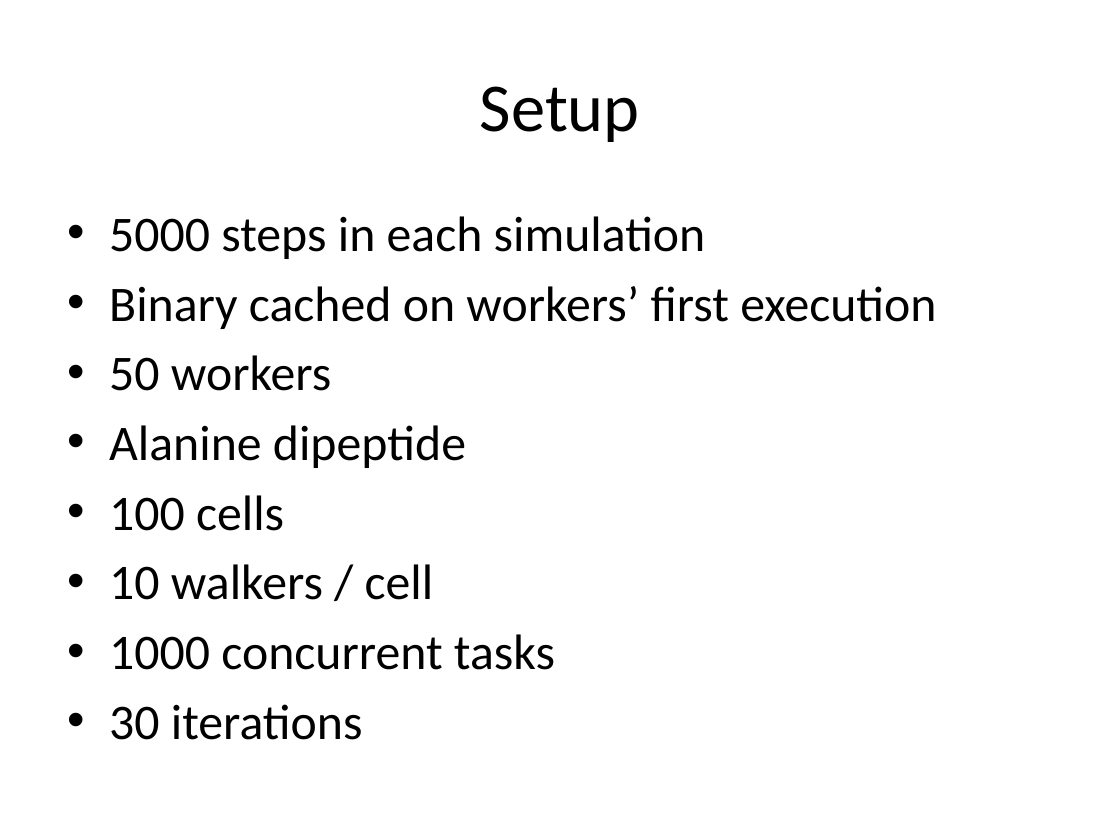
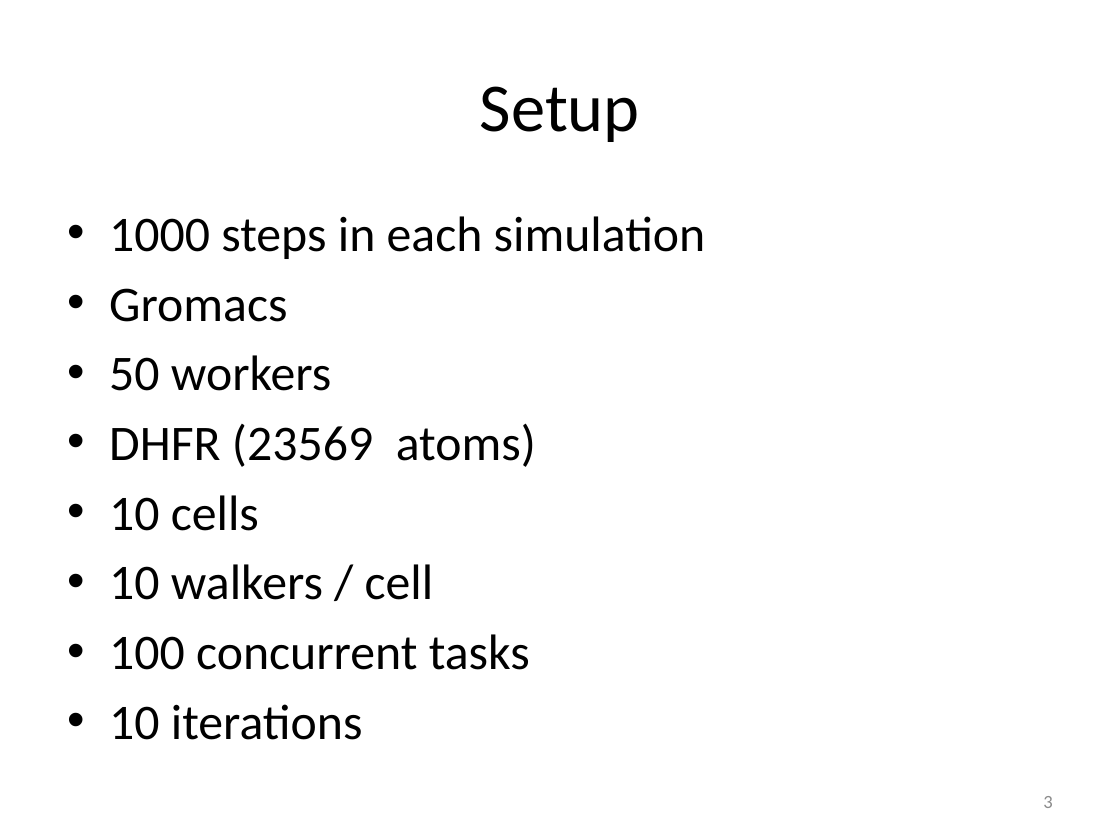
Before and after one commit to cooperative-computing-lab/awe, a slide deck: slide 4 of stats.has-plots/summary.pptx (slide 2 before the commit). Drawn at 1120x840 pixels with LibreOffice and Linux fonts; fonts in the diff are those of the drawing. Boxes give left, top, right and bottom in pixels: in the first picture for what was removed or moved away, otherwise in the second. Text is boxed around its words. In the diff, an @@ line names an element or a change of style, - is before the commit and + after.

```diff
--- a/stats.has-plots/summary.pptx
+++ b/stats.has-plots/summary.pptx
@@ text at bbox=[109, 216, 706, 322]: text changed @@
-• 5000 steps in each simulation
-• Binary cached on workers’ first execution
+• 1000 steps in each simulation
+• Gromacs
@@ text at bbox=[109, 423, 536, 531]: text changed @@
-• Alanine dipeptide
-• 100 cells
+• DHFR (23569 atoms)
+• 10 cells
@@ text at bbox=[109, 634, 530, 740]: text changed @@
-• 1000 concurrent tasks
-• 30 iterations
+• 100 concurrent tasks
+• 10 iterations
@@ page number added at bbox=[1043, 796, 1052, 808], 12 pt, text #8C8C8C @@
+3
```
Also in this commit, not shown: 5 other slides changed, 2 slides added, 7 slides removed.
